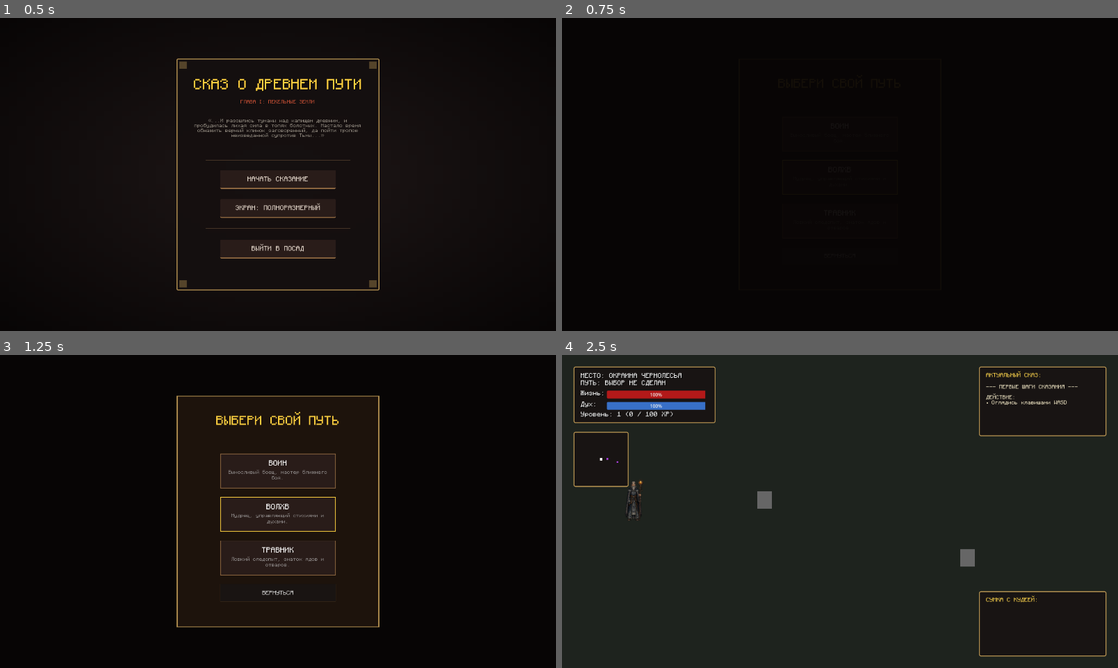
Above: before the commit, frames 1-4 (two rows, left to right).
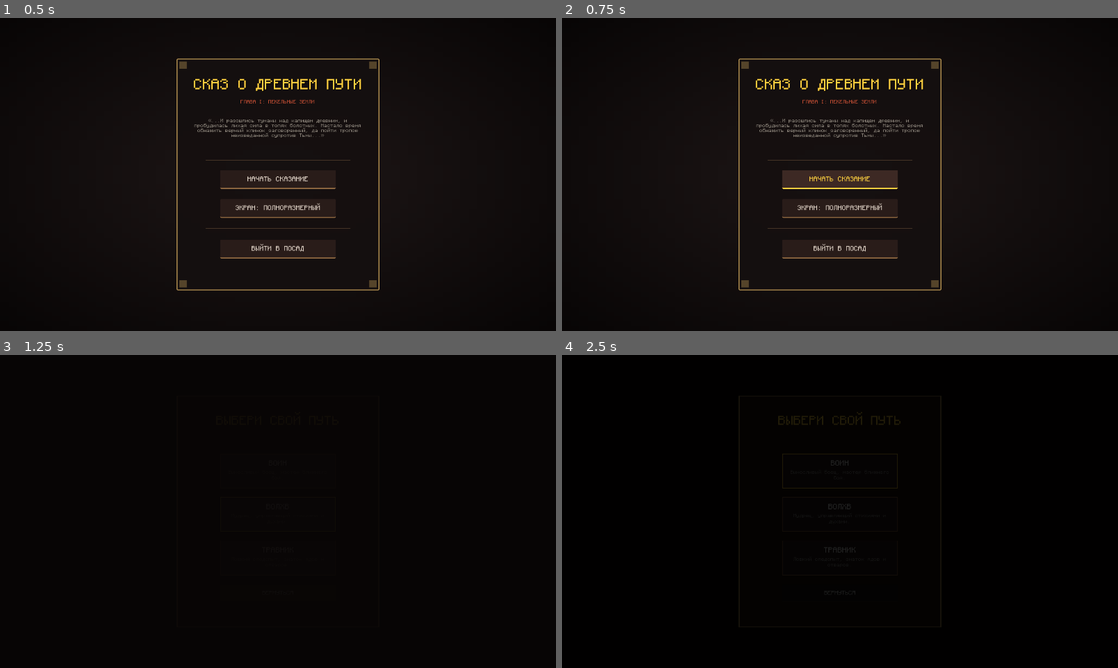
Above: after the commit, the same moments.

Repository: Firrah/veles
Game: Godot game, scene res://scenes/MainMenu.tscn
Two runs of this game, one before a commit and one after it. Both use one fixed random seed, a clock stepped at 60 frames per second and the inputs below.
Inputs (mouse positions are in pixels of both pictures, inside the frame that each line leads up to):
- Up to frame 1 (0.5 s): no input
- Up to frame 2 (0.75 s): click "НАЧАТЬ СКАЗАНИЕ" at 0.5 s
- Up to frame 3 (1.25 s): no input
- Up to frame 4 (2.5 s): move the mouse to (962, 495) at 1.27 s; hold D 1.28-2 s; tap R at 1.35 s; click (962, 495) at 1.42 s; tap Space at 1.52 s; click "ВОИН" at 2 s

Frame 1 is identical in both runs. In frame 2, 5.8% of the frame differs, in the area x 31-69%, y 12-88%; in frame 3, 8.3%; in frame 4, 85%, in the area x 0-100%, y 0-100%.

Commit message:
v2
Стабильно работает с переходами

Diff:
--- a/project.godot
+++ b/project.godot
@@ -18,6 +18,7 @@
 [autoload]
 
 Global="*uid://bfdiapjuyg105"
+TransitionManager="*uid://b7cpflxiep4xj"
 
 [display]
 
--- /dev/null
+++ b/scenes/TransitionManager.tscn
@@ -0,0 +1,15 @@
+[gd_scene format=3 uid="uid://b7cpflxiep4xj"]
+
+[ext_resource type="Script" uid="uid://dmwflv5hdy72e" path="res://scripts/transition_manager.gd" id="1_op1bx"]
+
+[node name="TransitionManager" type="CanvasLayer" unique_id=1100301179]
+script = ExtResource("1_op1bx")
+
+[node name="ColorRect" type="ColorRect" parent="." unique_id=629322864]
+anchors_preset = 15
+anchor_right = 1.0
+anchor_bottom = 1.0
+grow_horizontal = 2
+grow_vertical = 2
+mouse_filter = 2
+color = Color(0, 0, 0, 0)
--- a/scripts/game_over.gd
+++ b/scripts/game_over.gd
@@ -2,11 +2,6 @@
 extends Node2D
 
 func _ready() -> void:
-	var bg = ColorRect.new()
-	bg.size = Vector2(1920, 1080)
-	bg.color = Color(0.1, 0.01, 0.01, 0.95)
-	add_child(bg)
-
 	var panel = Panel.new()
 	panel.size = Vector2(1000, 500)
 	panel.position = Vector2(460, 290)
--- a/scripts/game_world.gd
+++ b/scripts/game_world.gd
@@ -164,7 +164,10 @@
 	if get_tree().paused or is_dialogue_active: return
 
 	if current_hp <= 0:
-		Global.change_scene("res://scenes/GameOver.tscn")
+	# Блокируем управление, чтобы игрок не бегал во время затемнения
+		set_process(false)
+	# Используем TransitionManager для красивого ухода
+		TransitionManager.fade_to_scene("res://scenes/GameOver.tscn")
 		return
 
 	var input_dir = Vector2(Input.get_axis("move_left", "move_right"), Input.get_axis("move_up", "move_down")).normalized()
@@ -314,25 +317,50 @@
 	add_child(item); level_objects.append(item)
 
 func spawn_portal(pos: Vector2, target: String) -> void:
-	var portal := Area2D.new(); portal.position = pos
+	var portal := Area2D.new()
+	portal.position = pos
+
 	var spr := Sprite2D.new()
 	spr.texture = load_texture_safe("res://assets/portal.png", Vector2(60, 140), Color.PURPLE)
 	spr.scale = Vector2(1.3, 1.3)
 	portal.add_child(spr)
-	var shape := CollisionShape2D.new(); shape.shape = RectangleShape2D.new(); shape.shape.size = Vector2(90, 180); portal.add_child(shape)
-	portal.body_entered.connect(func(body):
-		if body == player:
-			if current_location_name == "Окраина Чернолесья":
-				if tutorial_steps_done.move and tutorial_steps_done.roll and tutorial_steps_done.nav: load_location(target)
-				else: world_label.text = "АКТИВИРУЙТЕ ВСЕ ТРИ КАМНЯ!"
-				return
-			if target == "ПОБЕДА":
-				if inventory["crystal"] >= 1:
-					Global.final_score = (inventory["crystal"] * 300) + (Global.player_level * 500)
-					Global.change_scene("res://scenes/Victory.tscn")
-				else: world_label.text = "ПОРТАЛ ЗАКРЫТ БЕЗ КРИСТАЛЛА!"
-	)
-	add_child(portal); level_objects.append(portal)
+
+	var shape := CollisionShape2D.new()
+	shape.shape = RectangleShape2D.new()
+	shape.shape.size = Vector2(90, 180)
+	portal.add_child(shape)
+
+	# Подключаем функцию обработки входа
+	portal.body_entered.connect(_on_portal_body_entered.bind(portal, target))
+
+	add_child(portal)
+	level_objects.append(portal)
+
+func _on_portal_body_entered(body: Node2D, portal: Area2D, target: String) -> void:
+	if body != player: return
+
+	# Блокируем портал, чтобы избежать двойного вызова
+	portal.set_deferred("monitoring", false)
+
+	# --- Логика Обучения ---
+	if current_location_name == "Окраина Чернолесья":
+		if tutorial_steps_done.move and tutorial_steps_done.roll and tutorial_steps_done.nav:
+			# Вызываем глобальный переход через TransitionManager
+			TransitionManager.fade_to_scene(target)
+		else:
+			# Если рано, возвращаем мониторинг, чтобы игрок мог попробовать снова
+			portal.set_deferred("monitoring", true)
+			world_label.text = "АКТИВИРУЙТЕ ВСЕ ТРИ КАМНЯ!"
+		return
+
+	# --- Логика Победы ---
+	if target == "ПОБЕДА":
+		if inventory["crystal"] >= 1:
+			Global.final_score = (inventory["crystal"] * 300) + (Global.player_level * 500)
+			TransitionManager.fade_to_scene("res://scenes/Victory.tscn")
+		else:
+			portal.set_deferred("monitoring", true)
+			world_label.text = "ПОРТАЛ ЗАКРЫТ БЕЗ КРИСТАЛЛА!"
 
 func change_path(new_name: String) -> void:
 	chosen_path_name = new_name
@@ -836,3 +864,34 @@
 		# Стандартные значения, если класс не выбран
 		Global.max_hp = 100
 		Global.max_mp = 100
+func update_location_data(new_location: String) -> void:
+	current_location_name = new_location
+	print("Локация обновлена на: ", new_location)
+
+	# 1. Удаляем все объекты старой локации (врагов и порталы)
+	for obj in level_objects:
+		if is_instance_valid(obj):
+			obj.queue_free()
+	level_objects.clear()
+	enemy_list.clear()
+	active_projectiles.clear()
+
+	# 2. Меняем фон
+	if new_location == "Древнее Капище":
+		background.texture = load_texture_safe("res://assets/bg_shrine.png", Vector2(1920, 1080), Color(0.15, 0.1, 0.15))
+		# Спавним содержимое Капища
+		spawn_enemy(Vector2(1600, 700), "res://assets/kikimora.png", Color(0.2, 0.6, 0.2), "boss")
+		spawn_item(Vector2(1750, 750), "crystal")
+		spawn_portal(Vector2(3000, 700), "ПОБЕДА")
+		trigger_dialogue("kikimora_start", "Кикимора: Кто посмел осквернить Древнее Капище?", "[1] Мир | [2] Бой")
+
+	elif new_location == "Окраина Чернолесья":
+		background.texture = load_texture_safe("res://assets/bg_tutorial.png", Vector2(1920, 1080), Color(0.12, 0.14, 0.12))
+		# ... тут спавн триггеров обучения, если нужно
+
+	# 3. Перемещаем игрока на стартовую позицию
+	player.position = Vector2(250, 500)
+
+	# 4. Обновляем интерфейс
+	update_world_label_ui()
+	update_quest_journal()
--- a/scripts/global.gd
+++ b/scripts/global.gd
@@ -36,5 +36,14 @@
 		enemy_speed_mod = 1.3
 
 func change_scene(scene_path: String) -> void:
-	# Используем call_deferred, чтобы смена сцены произошла после завершения физического шага
-	get_tree().call_deferred("change_scene_to_file", scene_path)
+	var current_scene = get_tree().current_scene
+
+	var fade = ColorRect.new()
+	fade.color = Color(0, 0, 0, 0)
+	fade.size = Vector2(1920, 1080)
+	fade.mouse_filter = Control.MOUSE_FILTER_IGNORE
+	current_scene.add_child(fade)
+
+	var tween = current_scene.create_tween()
+	tween.tween_property(fade, "color:a", 1.0, 0.5)
+	tween.tween_callback(func(): get_tree().change_scene_to_file(scene_path))
--- /dev/null
+++ b/scripts/transition_manager.gd
@@ -0,0 +1,27 @@
+extends CanvasLayer
+
+@onready var fade = $ColorRect
+
+func fade_to_scene(target: String) -> void:
+	# 1. Затемняем экран
+	var tween = create_tween()
+	tween.tween_property(fade, "color:a", 1.0, 0.5)
+	await tween.finished
+
+	# 2. Логика перехода
+	if target.begins_with("res://"):
+		# Если это путь к файлу .tscn — меняем сцену
+		get_tree().change_scene_to_file(target)
+	else:
+		# Если это просто имя локации (как "Древнее Капище")
+		# Мы сообщаем текущей сцене, что пора обновиться
+		var root = get_tree().current_scene
+		if root.has_method("update_location_data"):
+			root.update_location_data(target)
+		else:
+			print("ОШИБКА: У текущей сцены нет метода update_location_data")
+
+	# 3. Светлеем после перехода/обновления
+	await get_tree().create_timer(0.2).timeout
+	var tween_in = create_tween()
+	tween_in.tween_property(fade, "color:a", 0.0, 0.5)
Not shown, added: scripts/transition_manager.gd.uid
